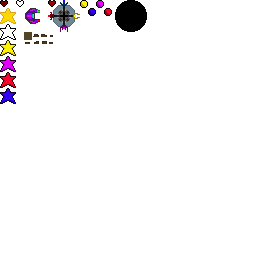
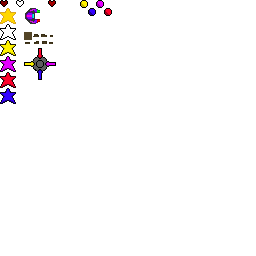
Before/after of a (256, 256) layered artwork. What changed in the layer stack:
added group "cannon" with 4 layers in group "turret" over [24,48,56,80]
added layer "cannon_red" in group "cannon" over [37,48,43,59]
added layer "cannon_yellow" in group "cannon" over [24,61,35,67]
added layer "cannon_blue" in group "cannon" over [37,69,43,80]
added layer "cannon_purple" in group "cannon" over [45,61,56,67]
added layer "turret_1" in group "turret" over [32,56,48,72]
hid "Layer 8" over [48,0,80,32]
hid "Layer 1" over [115,0,147,32]
